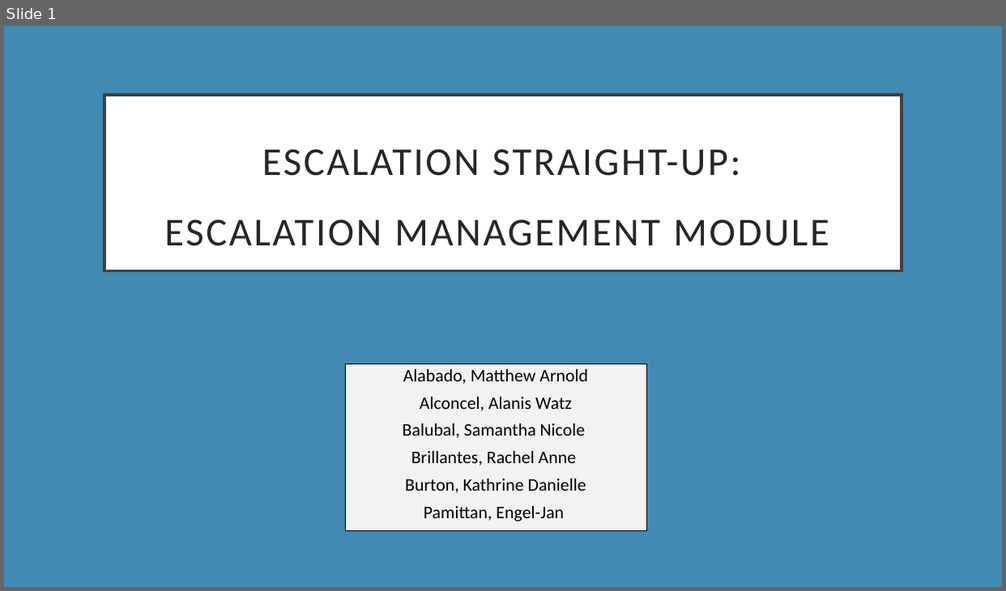
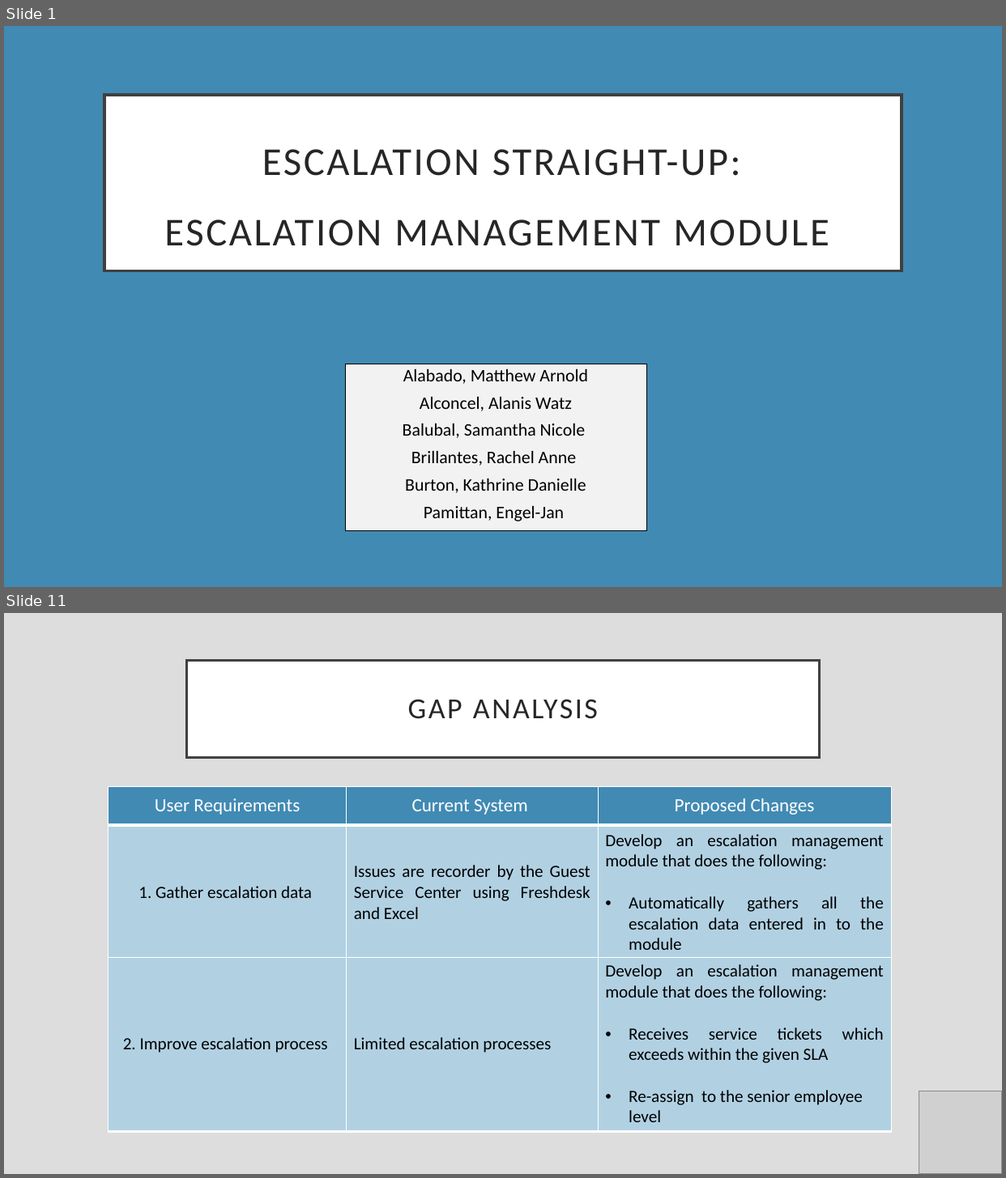
Before and after one commit to jsdelivrbot/H-Escalation, a slide deck: Documentation/For Finals/CSPROJ_FinalPresentation_Edited.pptx. Shown one above the other, each under a label of ours: slide 1 before the commit, slides 1 and 11 after it; the slides between them are not shown. The pictures are 1006x591 and 1006x1178 pixels, drawn with LibreOffice and Linux fonts; fonts in the diff are those of the drawing; grey boxes stand for pictures; background and template pictures are left out. Boxes give left, top, right and bottom in pixels: in the first picture for what was removed or moved away, otherwise in the second. Text is boxed around its words. In the diff, an @@ line names an element or a change of style, - is before the commit and + after.

```diff
--- a/Documentation/For Finals/CSPROJ_FinalPresentation_Edited.pptx
+++ b/Documentation/For Finals/CSPROJ_FinalPresentation_Edited.pptx
@@ slide 11 added at box(4, 613, 1002, 1174), background #DDDDDD @@
@@ title added at box(187, 660, 819, 757), fill #FFFFFF, outline #404040 2.5 pt, 28 pt, text #262626 @@
+GAP ANALYSIS
@@ table added at box(108, 786, 891, 825), 1 rows, 3 columns @@
+User Requirements | Current System | Proposed Changes
@@ table added at box(108, 826, 891, 957), 1 rows, 3 columns @@
+1. Gather escalation data | Issues are recorder by the Guest Service Center using Freshdesk and Excel | Develop an escalation management module that does the following: / Automatically gathers all the escalation data entered in to the module
@@ table added at box(108, 957, 891, 1130), 1 rows, 3 columns @@
+2. Improve escalation process | Limited escalation processes | Develop an escalation management module that does the following: / Receives service tickets which exceeds within the given SLA / Re-assign to the senior employee level
@@ picture added at box(919, 1093, 1002, 1174) @@
```
Also in this commit, not shown: 14 slides changed, 1 other slide added.
